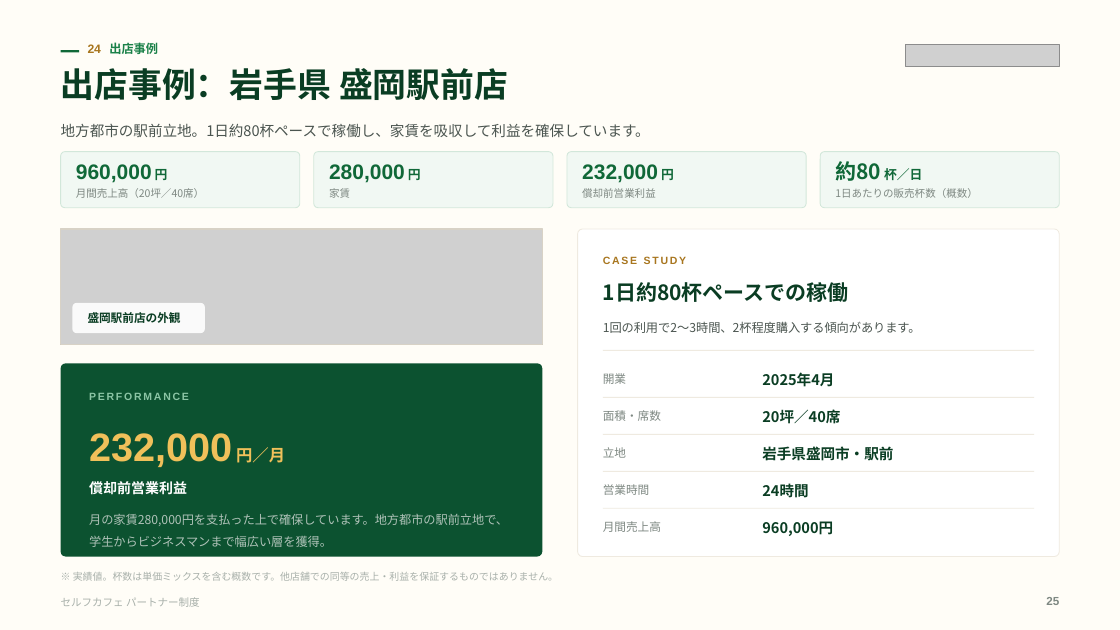
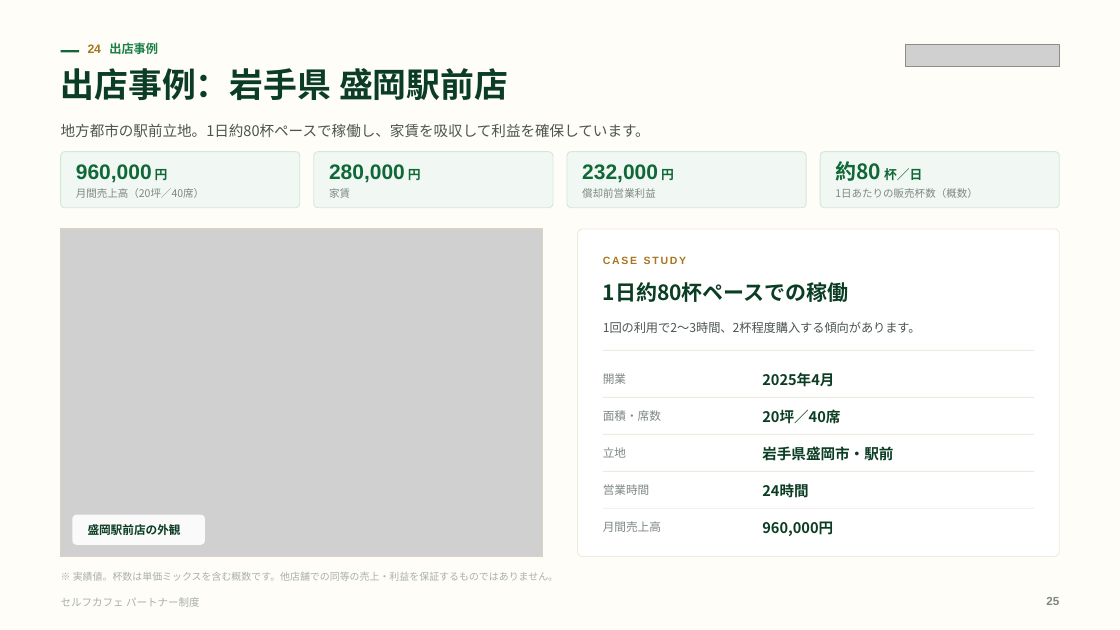
Before and after one commit to a5408071-cmd/suzuki-ceo, a slide deck: slide 25 of selfcafe-partner-deck/selfcafe-partner-deck.pptx. Drawn at 1120x630 pixels with LibreOffice and Linux fonts; fonts in the diff are those of the drawing; grey boxes stand for pictures. Boxes give left, top, right and bottom in pixels: in the first picture for what was removed or moved away, otherwise in the second. Text is boxed around its words. In the diff, an @@ line names an element or a change of style, - is before the commit and + after.

```diff
--- a/selfcafe-partner-deck/selfcafe-partner-deck.pptx
+++ b/selfcafe-partner-deck/selfcafe-partner-deck.pptx
@@ rectangle: place and size @@
-rectangle at (60, 229, 542, 345)
+rectangle at (60, 229, 542, 557)
@@ picture removed at (60, 229, 542, 345) @@
@@ picture added at (60, 229, 542, 557) @@
@@ rounded rectangle removed at (60, 364, 542, 557) @@
@@ text removed at (89, 393, 189, 400) @@
-PERFORMANCE
@@ text removed at (89, 433, 285, 467) @@
-232,000 円／月
@@ text removed at (89, 481, 187, 494) @@
-償却前営業利益
@@ rounded rectangle: place and size @@
-rounded rectangle at (72, 303, 205, 334)
+rounded rectangle at (72, 515, 205, 545)
@@ text "盛岡駅前店の外観": place and size @@
-text "盛岡駅前店の外観" at (88, 312, 181, 323)
+text "盛岡駅前店の外観" at (88, 524, 181, 535)
@@ text removed at (89, 514, 508, 547) @@
-月の家賃280,000円を支払った上で確保しています。地方都市の駅前立地で、学生からビジネスマンまで幅広い層を獲得。
```
Also in this commit, not shown: 4 other files.
